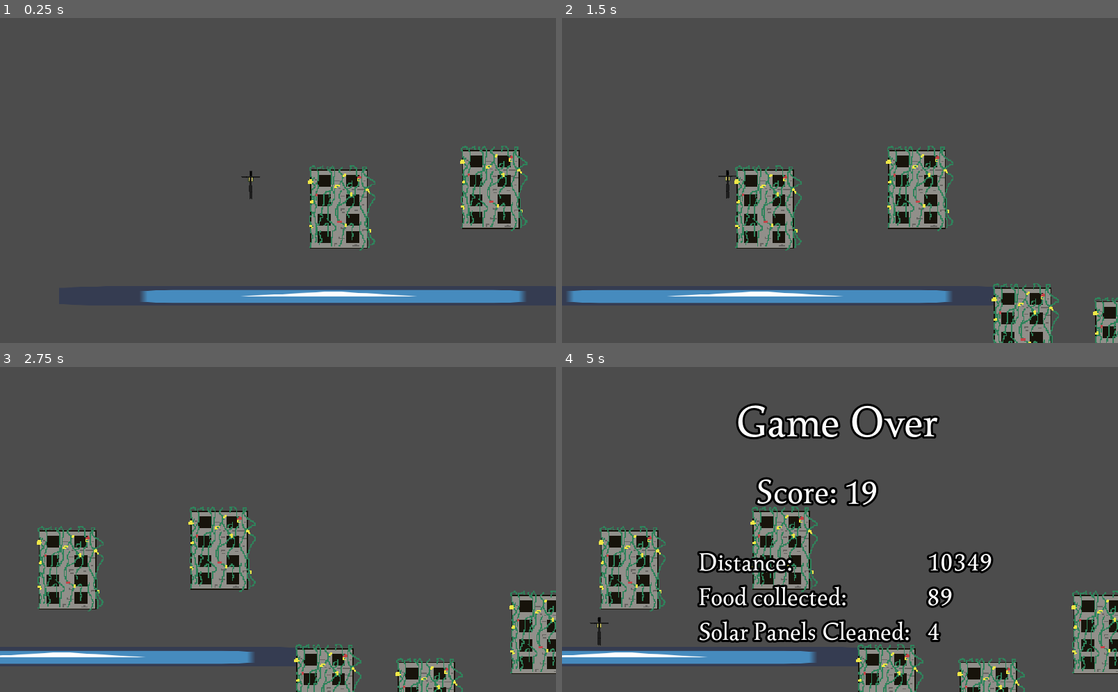
Above: before the commit, frames 1-4 (two rows, left to right).
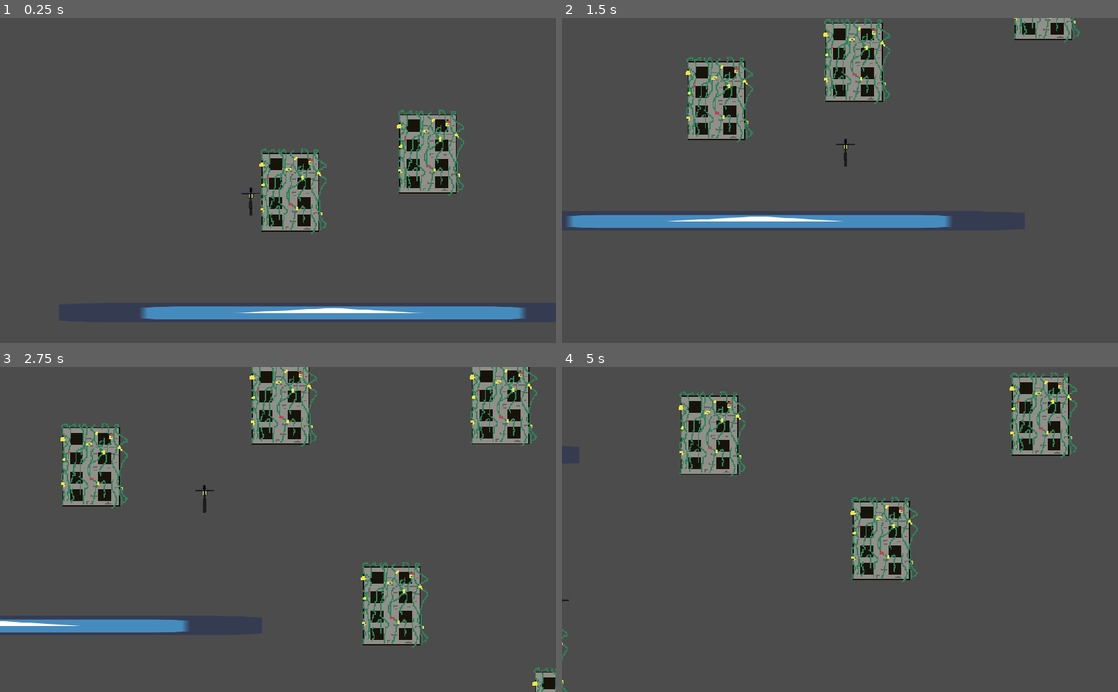
Above: after the commit, the same moments.

Repository: kevinms/godot-wild-jam-38
Game: Godot game, scene res://Game.tscn
The game is run twice, just before and just after one commit, with the same random seed, the same clock (stepped at 60 frames per second) and the same inputs. The engine's default icon, where the game draws it, is replaced by a stand-in: a white triangle on a blue panel in a dark square.
Inputs (mouse positions are in pixels of both pictures, inside the frame that each line leads up to):
- Up to frame 1 (0.25 s): no input
- Up to frame 2 (1.5 s): tap Enter (ui_accept) at 0.5 s; move the mouse to (962, 164) at 0.52 s; hold D (right) from 0.53 s (still down); click (962, 164) at 0.6 s; tap W (jump) at 0.77, 0.8, 1.07, 1.35 s; move the mouse to (728, 196) at 1.27 s
- Up to frame 3 (2.75 s): tap W (jump) at 1.52, 1.82, 2.3 s; click (166, 545) at 1.55 s; move the mouse to (333, 458) at 2.02 s; release D (right) at 2.03 s; hold A (left) from 2.03 s (still down); click (333, 458) at 2.1 s
- Up to frame 4 (5 s): move the mouse to (812, 594) at 2.77 s; release A (left) at 2.78 s; hold D (right) 2.78-4.28 s; click (812, 594) at 2.85 s; tap W (jump) at 3.02, 3.32, 3.6, 3.77, 4.07, 4.52, 4.82 s; move the mouse to (1006, 578) at 3.52 s; move the mouse to (673, 480) at 4.27 s; hold A (left) from 4.28 s (still down); click (673, 480) at 4.35 s

The runs differ from the first frame. In frame 1, 16% of the frame differs, in the area x 25-95%, y 28-93%; in frame 2, 19%; in frame 3, 24%; in frame 4, 27%, in the area x 0-100%, y 1-100%.

Commit message:
Added wall jump and grappling hook (acts like spring currently, could do a rope)

Diff:
--- /dev/null
+++ b/BuildingSpawner.gd
@@ -0,0 +1,37 @@
+extends Node2D
+
+onready var building_scene = preload("res://buildings/Building.tscn")
+var buildingSize: Vector2
+
+export(NodePath) var camera_path
+onready var camera: Camera2D = get_node(camera_path)
+
+onready var base_pos = global_position
+onready var pos = base_pos
+
+func spawn_building(pos: Vector2):
+	var building = building_scene.instance()
+	add_child(building)
+
+	building.global_position = pos
+
+func randomly_place_building():
+	var xscale = rand_range(1.0, 3.0)
+	pos.x += buildingSize.x * xscale
+	pos.y = base_pos.y + rand_range(-300, 300)
+
+	spawn_building(pos)
+
+func _ready():
+	var building = building_scene.instance()
+	buildingSize = building.get_size_in_pixels()
+
+	print(buildingSize)
+	for i in range(2):
+		randomly_place_building()
+
+func _process(delta):
+	var screenEdge = camera.get_camera_screen_center() + get_viewport().size / 2
+	#screenEdge = $Camera2D.get_camera_screen_center()
+	if pos < screenEdge:
+		randomly_place_building()
--- a/Game.gd
+++ b/Game.gd
@@ -1,35 +1,8 @@
 extends Node2D
-
-onready var building_scene = preload("res://buildings/Building.tscn")
-
-func spawn_building(pos: Vector2):
-	var building = building_scene.instance()
-
-	building.global_position = pos
-	add_child(building)
-
-
-onready var base_pos = $SpawnLocation.global_position
-onready var pos = base_pos
-var buildingSize: Vector2
-
-func randomly_place_building():
-	var xscale = rand_range(1.0, 3.0)
-	pos.x += buildingSize.x * xscale
-	pos.y = base_pos.y + rand_range(-100, 100)
-
-	spawn_building(pos)
 
 func _ready():
 	Global.reset()
 	$Camera2D/GameOver.visible = false
-
-	var building = building_scene.instance()
-	buildingSize = building.get_size_in_pixels()
-
-	print(buildingSize)
-	for i in range(2):
-		randomly_place_building()
 
 func process_game_over():
 	if Input.is_action_just_pressed("ui_accept"):
@@ -39,7 +12,7 @@
 	var player_pos = $Player.global_position
 
 	# Died by falling
-	if player_pos.y > $SpawnLocation.global_position.y + 200:
+	if player_pos.y > $BuildingSpawner.global_position.y + 700:
 		return true
 
 	return false
@@ -54,18 +27,25 @@
 	yield(get_tree().create_timer(1.0), "timeout")
 	$Camera2D/GameOver.visible = true
 
+func move_camera(delta: float):
+	var camera_pos = $Camera2D.global_position
+	var player_pos = $Player.global_position
+
+	#TODO: increase camera speed over time, but set a limit so players can go infinite
+	camera_pos.x += 100 * delta
+	if player_pos.x > camera_pos.x:
+		camera_pos.x = lerp(camera_pos.x, player_pos.x, 5.0*delta)
+
+	camera_pos.y = lerp(camera_pos.y, player_pos.y, 5.0*delta)
+
+	$Camera2D.global_position = camera_pos
+
 func _process(delta):
 	if Global.game_over:
 		process_game_over()
 		return
 
-	$Camera2D.global_position.x += 100 * delta
-	$Camera2D.global_position.y = $Player.global_position.y
-
-	var screenEdge = $Camera2D.get_camera_screen_center() + get_viewport().size / 2
-	#screenEdge = $Camera2D.get_camera_screen_center()
-	if pos < screenEdge:
-		randomly_place_building()
+	move_camera(delta)
 
 	if is_player_dead():
 		do_game_over()
--- a/Game.tscn
+++ b/Game.tscn
@@ -1,16 +1,26 @@
-[gd_scene load_steps=7 format=2]
+[gd_scene load_steps=9 format=2]
 
 [ext_resource path="res://sfx/Death.mp3" type="AudioStream" id=1]
 [ext_resource path="res://player/Player.tscn" type="PackedScene" id=2]
 [ext_resource path="res://icon.png" type="Texture" id=3]
 [ext_resource path="res://Game.gd" type="Script" id=4]
 [ext_resource path="res://ui/GameOver.tscn" type="PackedScene" id=5]
+[ext_resource path="res://BuildingSpawner.gd" type="Script" id=6]
+[ext_resource path="res://sfx/BackgroundTrack.mp3" type="AudioStream" id=7]
 
 [sub_resource type="RectangleShape2D" id=1]
 extents = Vector2( 250, 10 )
 
-[node name="Node2D" type="Node2D"]
+[node name="Game" type="Node2D"]
 script = ExtResource( 4 )
+
+[node name="Camera2D" type="Camera2D" parent="."]
+position = Vector2( 181.698, 183.287 )
+current = true
+
+[node name="GameOver" parent="Camera2D" instance=ExtResource( 5 )]
+visible = false
+z_index = 42
 
 [node name="Player" parent="." instance=ExtResource( 2 )]
 position = Vector2( 181.698, 183.287 )
@@ -28,18 +38,16 @@
 scale = Vector2( 7.76, 0.28 )
 texture = ExtResource( 3 )
 
-[node name="SpawnLocation" type="Node2D" parent="."]
+[node name="BuildingSpawner" type="Node2D" parent="."]
 position = Vector2( 135.222, 241.977 )
+script = ExtResource( 6 )
+camera_path = NodePath("../Camera2D")
 
 [node name="DeathSound" type="AudioStreamPlayer" parent="."]
 stream = ExtResource( 1 )
 
-[node name="Camera2D" type="Camera2D" parent="."]
-position = Vector2( 181.698, 183.287 )
-current = true
-
-[node name="GameOver" parent="Camera2D" instance=ExtResource( 5 )]
-visible = false
-z_index = 42
+[node name="Music" type="AudioStreamPlayer" parent="."]
+stream = ExtResource( 7 )
+autoplay = true
 
 [connection signal="screen_exited" from="Player/VisibilityNotifier2D" to="." method="_on_VisibilityNotifier2D_screen_exited"]
--- a/buildings/Building.gd
+++ b/buildings/Building.gd
@@ -2,18 +2,3 @@
 
 func get_size_in_pixels() -> Vector2:
 	return $CollisionShape2D.get_shape().get_extents()*2
-	#return $CollisionShape2D.get_size()
-
-# Declare member variables here. Examples:
-# var a = 2
-# var b = "text"
-
-
-# Called when the node enters the scene tree for the first time.
-func _ready():
-	pass # Replace with function body.
-
-
-# Called every frame. 'delta' is the elapsed time since the previous frame.
-#func _process(delta):
-#	pass
--- a/buildings/Building.tscn
+++ b/buildings/Building.tscn
@@ -7,6 +7,8 @@
 extents = Vector2( 25.5588, 35.354 )
 
 [node name="Building" type="StaticBody2D"]
+collision_layer = 2
+collision_mask = 3
 script = ExtResource( 2 )
 
 [node name="Sprite" type="Sprite" parent="."]
--- /dev/null
+++ b/food/Food.tscn
@@ -0,0 +1,14 @@
+[gd_scene load_steps=2 format=2]
+
+[sub_resource type="RectangleShape2D" id=1]
+
+[node name="Food" type="Area2D"]
+collision_layer = 4
+collision_mask = 7
+
+[node name="CollisionShape2D" type="CollisionShape2D" parent="."]
+shape = SubResource( 1 )
+
+[node name="Polygon2D" type="Polygon2D" parent="."]
+color = Color( 0.0666667, 0.788235, 0.317647, 1 )
+polygon = PoolVector2Array( 10.0614, -9.86963, 10.0283, 10.0946, -10.0022, 10.1277, -10.0022, -9.93585 )
--- /dev/null
+++ b/grapple/GrappleGun.gd
@@ -0,0 +1,46 @@
+extends Sprite
+
+onready var hook_scene = preload("res://grapple/Hook.tscn")
+var hook = null
+
+const SPRING_CONSTANT = 20
+const MAX_FORCE = 2000
+
+func compute_force() -> Vector2:
+	if hook == null or !hook.hooked:
+		return Vector2.ZERO
+
+	var displacement = hook.global_position - global_position
+	var f = SPRING_CONSTANT * displacement
+
+	if f.length() > MAX_FORCE:
+		f = displacement.normalized() * MAX_FORCE
+
+	return f
+
+func fire():
+	if hook != null:
+		return
+
+	hook = hook_scene.instance()
+	#get_parent().add_child(hook)
+	var root = get_node("/root/Game")
+	root.add_child(hook)
+
+	hook.dir = (get_global_mouse_position() - global_position).normalized()
+	hook.gun = self
+	hook.global_position = global_position
+
+	hook.connect("hook_missed", self, "on_hook_missed")
+
+func release():
+	if hook == null:
+		return
+	hook.release()
+	hook = null
+
+func on_hook_missed():
+	release()
+
+func _process(delta):
+	pass
--- /dev/null
+++ b/grapple/GrappleGun.tscn
@@ -0,0 +1,10 @@
+[gd_scene load_steps=3 format=2]
+
+[ext_resource path="res://icon.png" type="Texture" id=1]
+[ext_resource path="res://grapple/GrappleGun.gd" type="Script" id=2]
+
+[node name="GrappleGun" type="Sprite"]
+position = Vector2( -0.111362, -9.79989 )
+scale = Vector2( 0.0781371, 0.0781371 )
+texture = ExtResource( 1 )
+script = ExtResource( 2 )
--- /dev/null
+++ b/grapple/Hook.gd
@@ -0,0 +1,34 @@
+extends KinematicBody2D
+
+const MAX_DISTANCE = 250
+const SPEED = 600
+
+var dir: Vector2
+var gun: Node2D
+
+var hooked = false
+
+signal hook_missed
+
+func release():
+	print("hook: released")
+	queue_free()
+
+func _process(delta):
+	$Line2D.clear_points()
+	$Line2D.add_point(to_local(gun.global_position))
+	$Line2D.add_point(to_local(global_position))
+	$Line2D.width = 20
+
+	if hooked:
+		return
+
+	var distance = (global_position - gun.global_position).length()
+	if distance > MAX_DISTANCE:
+		print("hook: max distance")
+		emit_signal("hook_missed")
+		return
+
+	var collided = move_and_collide(dir * SPEED * delta)
+
+	hooked = collided != null
--- /dev/null
+++ b/grapple/Hook.tscn
@@ -0,0 +1,23 @@
+[gd_scene load_steps=4 format=2]
+
+[ext_resource path="res://icon.png" type="Texture" id=1]
+[ext_resource path="res://grapple/Hook.gd" type="Script" id=2]
+
+[sub_resource type="RectangleShape2D" id=1]
+extents = Vector2( 30.8832, 31.4523 )
+
+[node name="Hook" type="KinematicBody2D"]
+position = Vector2( -0.111362, -9.79989 )
+scale = Vector2( 0.0781371, 0.0781371 )
+collision_layer = 0
+collision_mask = 2
+script = ExtResource( 2 )
+
+[node name="Sprite" type="Sprite" parent="."]
+texture = ExtResource( 1 )
+
+[node name="CollisionShape2D" type="CollisionShape2D" parent="."]
+shape = SubResource( 1 )
+
+[node name="Line2D" type="Line2D" parent="."]
+default_color = Color( 0.901961, 0.0509804, 0.0509804, 1 )
--- a/player/Player.gd
+++ b/player/Player.gd
@@ -1,10 +1,12 @@
 extends KinematicBody2D
 
 const MAX_SPEED = 200
-const ACCELERATION = 450
+const ACCELERATION = 550 #450
 const JUMP_SPEED = 400 #300
+const WALL_JUMP_SPEED = 300
 const GRAVITY = 800
 const FRICTION = 15
+const AIR_FRICTION = 10
 
 var velocity = Vector2.ZERO
 
@@ -19,6 +21,12 @@
 	return dir.normalized()
 
 func _process(delta):
+	if Input.is_action_just_pressed("fire"):
+		print("grapple!")
+		$GrappleGun.fire()
+	if Input.is_action_just_released("fire"):
+		$GrappleGun.release()
+
 	var dir = get_input_dir()
 
 	# Friction
@@ -26,11 +34,12 @@
 		if is_on_floor():
 			velocity.x -= FRICTION * delta * velocity.x
 		else:
-			# Air friction?
-			pass
+			velocity.x -= AIR_FRICTION * delta * velocity.x
 
 	velocity += ACCELERATION * delta * dir
 	velocity.x = clamp(velocity.x, -MAX_SPEED, MAX_SPEED)
+
+	velocity += $GrappleGun.compute_force() * delta
 
 	# Instant max speed
 	#velocity.x = dir.x * MAX_SPEED
@@ -39,10 +48,21 @@
 
 	velocity = move_and_slide(velocity, Vector2.UP, true)
 
+	if is_on_wall():
+		velocity.y = 0
+
+	# Jump
 	if Input.is_action_just_pressed("jump"):
 		if is_on_floor():
+			print("on ground")
 			velocity.y -= JUMP_SPEED
 			$JumpSound.play()
-		if is_on_wall():
-			#TODO: wall jump
-			pass
+		elif is_on_wall():
+			print("on wall")
+			var wall_normal = Vector2.RIGHT
+			if $RayCastRight1.is_colliding() or $RayCastRight2.is_colliding() or $RayCastRight3.is_colliding():
+				print("right wall")
+				wall_normal = Vector2.LEFT
+			var jump_dir = Vector2.UP + wall_normal * 0.3
+			velocity = WALL_JUMP_SPEED * jump_dir
+			$JumpSound.play()
--- a/player/Player.tscn
+++ b/player/Player.tscn
@@ -1,15 +1,16 @@
-[gd_scene load_steps=6 format=2]
+[gd_scene load_steps=7 format=2]
 
 [ext_resource path="res://player/player.svg" type="Texture" id=1]
 [ext_resource path="res://player/Player.gd" type="Script" id=2]
 [ext_resource path="res://sfx/Jump1.mp3" type="AudioStream" id=3]
 [ext_resource path="res://player/playerBones.svg" type="Texture" id=4]
+[ext_resource path="res://grapple/GrappleGun.tscn" type="PackedScene" id=5]
 
-[sub_resource type="CapsuleShape2D" id=1]
-radius = 8.99774
-height = 10.8405
+[sub_resource type="RectangleShape2D" id=1]
+extents = Vector2( 6.77242, 13.2984 )
 
 [node name="Player" type="KinematicBody2D"]
+collision_mask = 7
 script = ExtResource( 2 )
 
 [node name="CollisionShape2D" type="CollisionShape2D" parent="."]
@@ -20,6 +21,29 @@
 position = Vector2( 0.683459, 0.94367 )
 scale = Vector2( 0.0312185, 0.0350703 )
 texture = ExtResource( 1 )
+
+[node name="GrappleGun" parent="." instance=ExtResource( 5 )]
+position = Vector2( -0.0556788, -6.73743 )
+
+[node name="RayCastRight1" type="RayCast2D" parent="."]
+position = Vector2( 0, -13.1303 )
+rotation = -1.5708
+enabled = true
+cast_to = Vector2( 0, 20 )
+collision_mask = 2
+
+[node name="RayCastRight2" type="RayCast2D" parent="."]
+rotation = -1.5708
+enabled = true
+cast_to = Vector2( 0, 20 )
+collision_mask = 2
+
+[node name="RayCastRight3" type="RayCast2D" parent="."]
+position = Vector2( 0, 13.3635 )
+rotation = -1.5708
+enabled = true
+cast_to = Vector2( 0, 20 )
+collision_mask = 2
 
 [node name="JumpSound" type="AudioStreamPlayer" parent="."]
 stream = ExtResource( 3 )
--- a/project.godot
+++ b/project.godot
@@ -68,6 +68,17 @@
 , Object(InputEventKey,"resource_local_to_scene":false,"resource_name":"","device":0,"alt":false,"shift":false,"control":false,"meta":false,"command":false,"pressed":false,"scancode":32,"unicode":0,"echo":false,"script":null)
  ]
 }
+fire={
+"deadzone": 0.5,
+"events": [ Object(InputEventMouseButton,"resource_local_to_scene":false,"resource_name":"","device":-1,"alt":false,"shift":false,"control":false,"meta":false,"command":false,"button_mask":0,"position":Vector2( 0, 0 ),"global_position":Vector2( 0, 0 ),"factor":1.0,"button_index":1,"pressed":false,"doubleclick":false,"script":null)
+ ]
+}
+
+[layer_names]
+
+2d_physics/layer_1="player"
+2d_physics/layer_2="buildings"
+2d_physics/layer_3="pickups"
 
 [physics]
 
